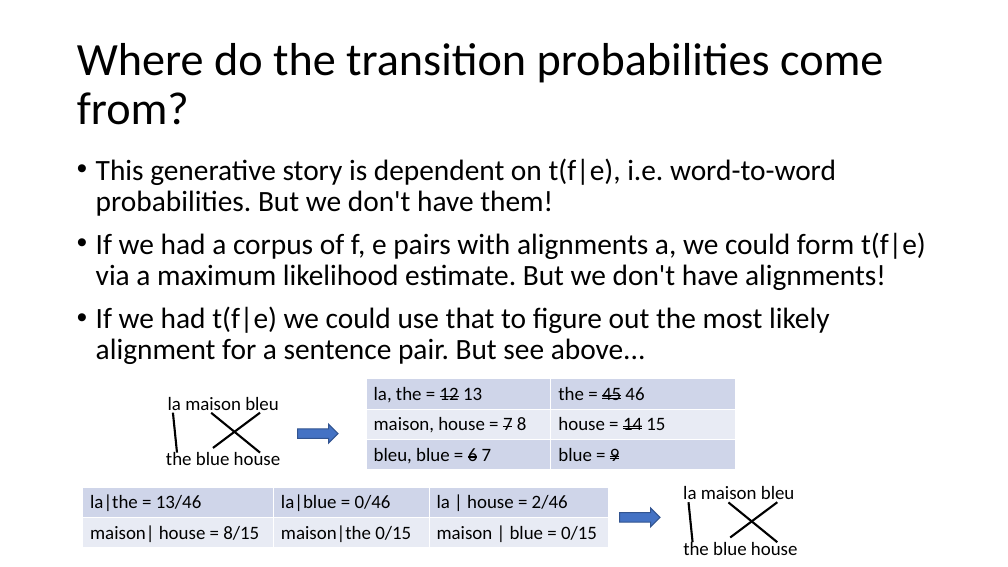
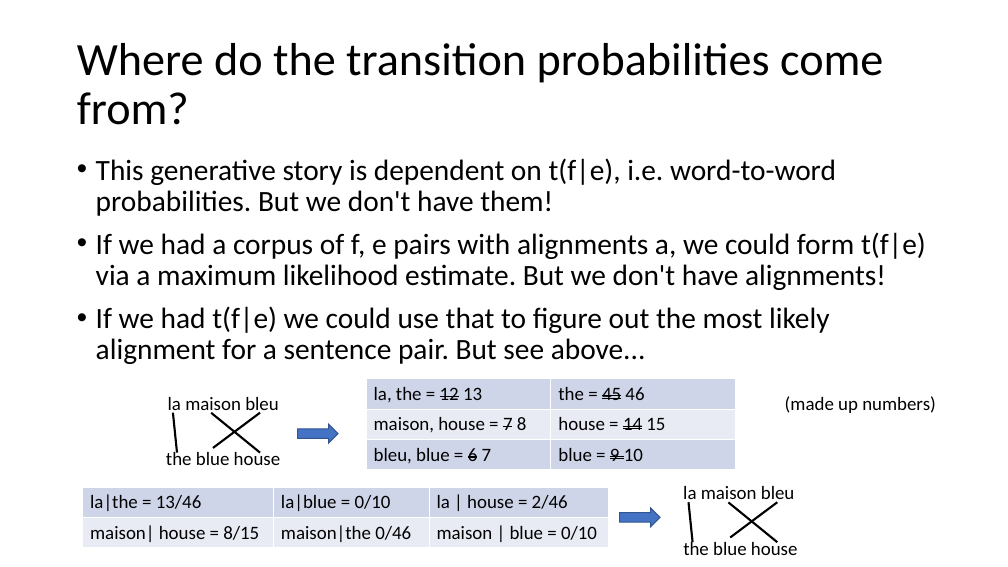
Before and after one commit to isi-nlp/csci_544_fa_18_slides, a slide deck: slide 11 of ibm_1102.pptx. Drawn at 1008x567 pixels with LibreOffice and Linux fonts; fonts in the diff are those of the drawing. Boxes give left, top, right and bottom in pixels: in the first picture for what was removed or moved away, otherwise in the second. Text is boxed around its words. In the diff, an @@ line names an element or a change of style, - is before the commit and + after.

Commit message:
slide updates

```diff
--- a/ibm_1102.pptx
+++ b/ibm_1102.pptx
@@ table at box(366, 379, 735, 470) @@
-row 3, column 2: blue = 9
+row 3, column 2: blue = 9 10
@@ text added at box(785, 396, 936, 413), 18 pt, text #000000 @@
+(made up numbers)
@@ table at box(82, 487, 608, 547) @@
-row 1, column 2: la|blue = 0/46
+row 1, column 2: la|blue = 0/10
-row 2, column 2: maison|the 0/15
+row 2, column 2: maison|the 0/46
-row 2, column 3: maison | blue = 0/15
+row 2, column 3: maison | blue = 0/10
```
Also in this commit, not shown: 12 other slides changed, 2 slides removed.
